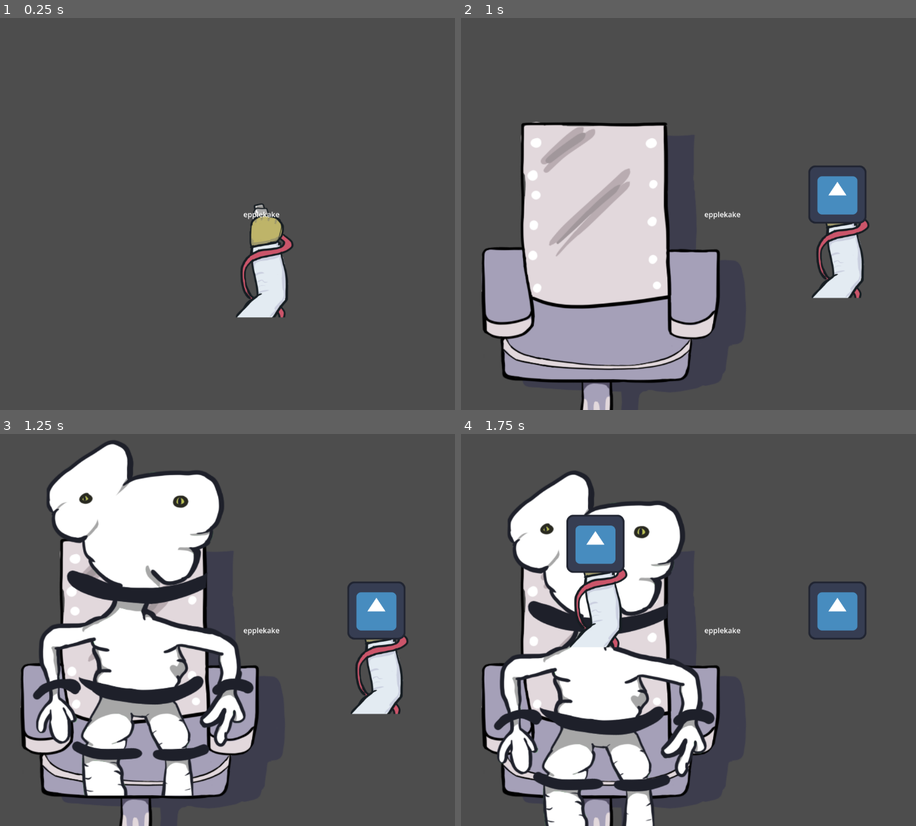
Above: before the commit, frames 1-4 (two rows, left to right).
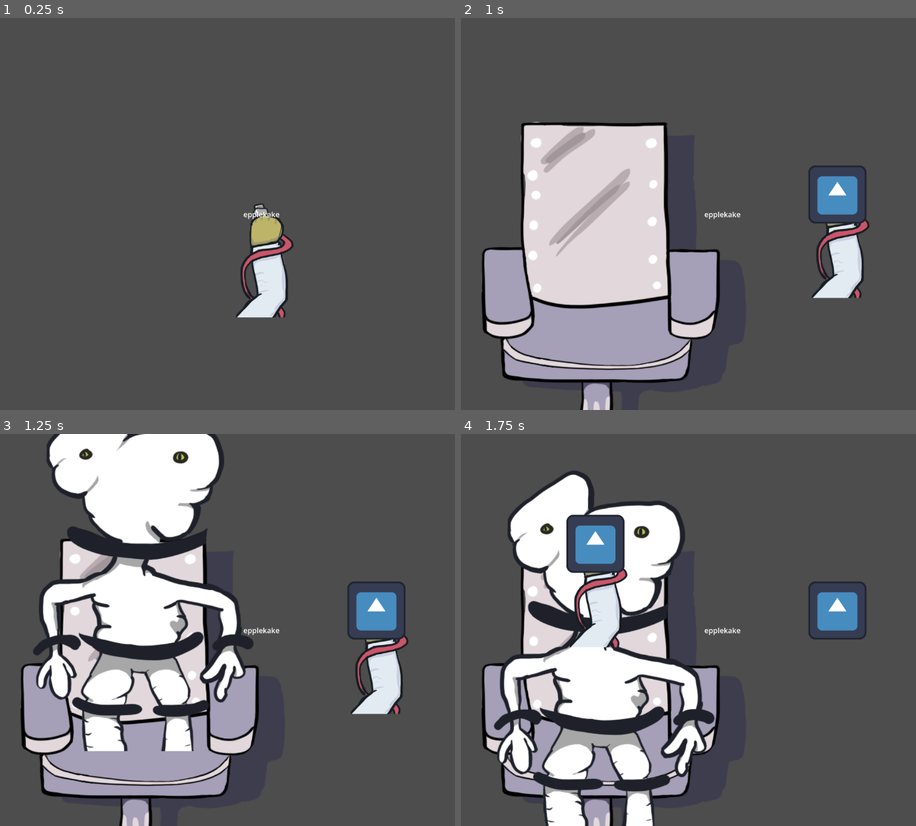
Above: after the commit, the same moments.

Repository: Slideshow776/Global-Game-Jam-2026
Game: Godot game, scene res://scenes/game.tscn
Two runs of this game, one before a commit and one after it. Both use one fixed random seed, a clock stepped at 60 frames per second and the inputs below. The engine's default icon, where the game draws it, is replaced by a stand-in: a white triangle on a blue panel in a dark square.
Inputs (mouse positions are in pixels of both pictures, inside the frame that each line leads up to):
- Up to frame 1 (0.25 s): no input
- Up to frame 2 (1 s): tap Enter at 0.5, 0.6 s; move the mouse to (838, 194) at 0.52 s; click (838, 194) at 0.67 s
- Up to frame 3 (1.25 s): no input
- Up to frame 4 (1.75 s): move the mouse to (597, 543) at 1.27 s; tap F at 1.35 s; click (597, 543) at 1.42 s

Frames 1-2 are identical in both runs. In frame 3, 23% of the frame differs, in the area x 7-56%, y 0-93%; in frame 4, nothing differs.

Commit message:
Mutant death & respaoun

Diff:
--- a/game_state.gd
+++ b/game_state.gd
@@ -1,6 +1,9 @@
 extends Node
 signal gun_clicked
 signal mutant_spawn
+signal mutant_died
+
+var mutant_chair_anchor = Vector2(289, 501)
 
 # Called when the node enters the scene tree for the first time.
 func _ready() -> void:
--- a/project.godot
+++ b/project.godot
@@ -27,6 +27,10 @@
 
 project/assembly_name="GGJ2026OSLO"
 
+[editor_plugins]
+
+enabled=PackedStringArray("res://addons/godot-vim/plugin.cfg")
+
 [physics]
 
 3d/physics_engine="Jolt Physics"
--- a/scenes/chair.gd
+++ b/scenes/chair.gd
@@ -5,11 +5,15 @@
 @onready var splat = $Splatter
 # Called when the node enters the scene tree for the first time.
 func _ready() -> void:
+	GameState.mutant_died.connect(clean_chair)
 	originalxposition = position.x
 	position.x = -1000
 	var tween := create_tween()
 	tween.tween_property(self, "position:x", originalxposition, 1.0)
 	#arja.mutant_hit.connect(_on_mutant_hit_do_splat)
 
+func clean_chair():
+	print_debug("cleaned the chair")
+
 func _on_mutant_hit_do_splat ():
 	splat.visible = true
--- a/scenes/gun_manager.tscn
+++ /dev/null
@@ -1,19 +0,0 @@
-[gd_scene format=3 uid="uid://bp2y04b0hhnug"]
-
-[sub_resource type="GDScript" id="GDScript_e4tym"]
-script/source = "extends Node2D
-@export var gun = null
-
-# Called when the node enters the scene tree for the first time.
-func _ready() -> void:
-	GameState.gun_clicked.connect()
-	pass # Replace with function body.
-
-
-# Called every frame. 'delta' is the elapsed time since the previous frame.
-func _process(delta: float) -> void:
-	pass
-"
-
-[node name="gore_manager" type="Node2D" unique_id=308210709]
-script = SubResource("GDScript_e4tym")
--- a/scenes/mutant.gd
+++ b/scenes/mutant.gd
@@ -1,5 +1,5 @@
 extends Node2D
-class_name Mutant
+class_name mockMutant
 
 var originalyposition : float
 signal mutantHit
@@ -14,9 +14,8 @@
 
 func _on_timer_timeout() -> void:
 
-	var tween := create_tween().set_ease(Tween.EASE_OUT).set_trans(Tween.TRANS_BOUNCE)
-	tween.tween_property(self, "position:y", originalyposition, 0.7)
-
+	var tween := create_tween()
+	tween.tween_property(self, "position:y", originalyposition, 0.3)
 
 	pass # Replace with function body.
 
--- /dev/null
+++ b/testScenes/MainScene.gd
@@ -0,0 +1,21 @@
+extends Node2D
+
+
+@onready var mutant_array: Array[PackedScene] = [
+	preload("res://testScenes/mockMutant.tscn")
+]
+@onready var mutantCell: Node2D = $mutantCell
+# Called when the node enters the scene tree for the first time.
+func _ready() -> void:
+	GameState.mutant_spawn.connect(create_mutant)
+	pass # Replace with function body.
+
+
+# Called every frame. 'delta' is the elapsed time since the previous frame.
+func _process(delta: float) -> void:
+	pass
+
+func create_mutant():
+	var mutant = mutant_array[0].instantiate()
+	print_debug("hello world")
+	mutantCell.add_child(mutant)
--- /dev/null
+++ b/testScenes/mockMutant.gd
@@ -0,0 +1,43 @@
+extends Node2D
+class_name Mutant
+
+var originalyposition : float
+signal mutantHit
+signal mutantDead
+# Called when the node enters the scene tree for the first time.
+func _ready() -> void:
+	position = GameState.mutant_chair_anchor
+	originalyposition = position.y
+	position.y = -1000
+	print_debug("mutant says skjera tjommi")
+	GameState.mutant_died.connect(on_death)
+
+	# REMOVE ME!!
+	GameState.gun_clicked.connect(mock_function)
+
+func _on_timer_timeout() -> void:
+
+	var tween := create_tween()
+	tween.tween_property(self, "position:y", originalyposition, 0.3)
+
+func _on_area_2d_input_event(viewport: Node, event: InputEvent, shape_idx: int) -> void:
+	if event is InputEventMouseButton && event.button_index == MOUSE_BUTTON_LEFT && event.pressed:
+		print("event click")
+		#arja.mutant_hit.emit()
+
+func mock_function():
+	GameState.mutant_died.emit()
+
+func on_death():
+	var tweenY := create_tween()
+	var time = 0.3
+	tweenY.set_trans(Tween.TRANS_BOUNCE)
+	tweenY.tween_property(self, "position:y", position.y - 300, time*1.5)
+	await tweenY.finished
+	var tweenXY := create_tween()
+	var tweenRot := create_tween()
+	tweenRot.tween_property(self, "rotation_degrees", 360.0, time).as_relative()
+	tweenXY.tween_property(self, "position", Vector2(position.x + 1000, position.y - 300), time)
+	await tweenXY.finished
+	GameState.mutant_spawn.emit()
+	queue_free()
--- /dev/null
+++ b/testScenes/mockMutant.tscn
@@ -0,0 +1,30 @@
+[gd_scene format=3 uid="uid://js7ysoyndkg4"]
+
+[ext_resource type="Script" uid="uid://nntqju557cnw" path="res://testScenes/mockMutant.gd" id="1_vv38m"]
+[ext_resource type="Texture2D" uid="uid://brl4h2mjrqxry" path="res://assets/images/mutant.png" id="2_yvdo4"]
+
+[sub_resource type="CapsuleShape2D" id="CapsuleShape2D_smdei"]
+radius = 131.0
+height = 294.0
+
+[node name="Mutant" type="Node2D" unique_id=1321833085]
+script = ExtResource("1_vv38m")
+
+[node name="Sprite2D" type="Sprite2D" parent="." unique_id=1413199483]
+position = Vector2(24, -19)
+scale = Vector2(1.2084079, 1.2084079)
+texture = ExtResource("2_yvdo4")
+
+[node name="Timer" type="Timer" parent="." unique_id=1504607112]
+one_shot = true
+autostart = true
+
+[node name="Area2D" type="Area2D" parent="." unique_id=776876882]
+
+[node name="CollisionShape2D" type="CollisionShape2D" parent="Area2D" unique_id=366012915]
+position = Vector2(10, -172)
+shape = SubResource("CapsuleShape2D_smdei")
+
+[connection signal="timeout" from="Timer" to="." method="_on_timer_timeout"]
+[connection signal="area_entered" from="Area2D" to="." method="_on_area_2d_area_entered"]
+[connection signal="input_event" from="Area2D" to="." method="_on_area_2d_input_event"]
--- a/testScenes/mutantMock.tscn
+++ /dev/null
@@ -1,12 +0,0 @@
-[gd_scene format=3 uid="uid://b7xai6g2on72b"]
-
-[ext_resource type="Texture2D" uid="uid://brl4h2mjrqxry" path="res://assets/images/mutant.png" id="1_e18bt"]
-[ext_resource type="Script" uid="uid://bljmgiu6snykd" path="res://scenes/mutant.gd" id="2_u4gvw"]
-
-[node name="MockMutant" type="Sprite2D" unique_id=1784549054]
-scale = Vector2(1.1361847, 1.195725)
-texture = ExtResource("1_e18bt")
-script = ExtResource("2_u4gvw")
-
-[node name="Timer" type="Timer" parent="." unique_id=1776296336]
-wait_time = 3.0
--- a/testScenes/testgame.tscn
+++ b/testScenes/testgame.tscn
@@ -1,22 +1,14 @@
 [gd_scene format=3 uid="uid://x2fdi14lbvxb"]
 
 [ext_resource type="PackedScene" uid="uid://cttrm7okfclgv" path="res://scenes/chair.tscn" id="1_7xly5"]
-[ext_resource type="PackedScene" uid="uid://ctl4sbj7wc1x4" path="res://scenes/mutant.tscn" id="2_x6ekn"]
 [ext_resource type="PackedScene" uid="uid://dlmao0kysnkd" path="res://scenes/arm.tscn" id="3_4okq7"]
+[ext_resource type="PackedScene" uid="uid://js7ysoyndkg4" path="res://testScenes/mockMutant.tscn" id="3_nwj8y"]
 
 [node name="Game" type="Node2D" unique_id=1847825036]
 
 [node name="Chair" parent="." unique_id=1717929055 instance=ExtResource("1_7xly5")]
 position = Vector2(289.59375, 500.99997)
 scale = Vector2(1.3324018, 1.2555372)
-
-[node name="Mutant" parent="." unique_id=1784549054 instance=ExtResource("2_x6ekn")]
-position = Vector2(263.43634, 515.38794)
-
-[node name="Timer" type="Timer" parent="Mutant" unique_id=1027224886]
-wait_time = 3.0
-one_shot = true
-autostart = true
 
 [node name="GUI" type="CanvasLayer" parent="." unique_id=1506688441]
 
@@ -35,3 +27,5 @@
 text = "epplekake"
 
 [node name="Player" parent="." unique_id=30301401 instance=ExtResource("3_4okq7")]
+
+[node name="Mutant" parent="." unique_id=1321833085 instance=ExtResource("3_nwj8y")]
--- /dev/null
+++ b/testScenes/testgame2.tscn
@@ -0,0 +1,36 @@
+[gd_scene format=3 uid="uid://bmercmeqfoask"]
+
+[ext_resource type="Script" uid="uid://bc03n2kgp8byg" path="res://testScenes/MainScene.gd" id="1_2xapt"]
+[ext_resource type="PackedScene" uid="uid://cttrm7okfclgv" path="res://scenes/chair.tscn" id="1_ttfku"]
+[ext_resource type="PackedScene" uid="uid://js7ysoyndkg4" path="res://testScenes/mockMutant.tscn" id="3_j7nse"]
+[ext_resource type="PackedScene" uid="uid://dlmao0kysnkd" path="res://scenes/arm.tscn" id="3_w83e3"]
+
+[node name="TestGame" type="Node2D" unique_id=1847825036]
+script = ExtResource("1_2xapt")
+
+[node name="Chair" parent="." unique_id=1717929055 instance=ExtResource("1_ttfku")]
+position = Vector2(-34.000004, -212)
+scale = Vector2(1.3324018, 1.2555372)
+
+[node name="mutantCell" type="Node2D" parent="." unique_id=2034452836]
+
+[node name="Mutant" parent="mutantCell" unique_id=1321833085 instance=ExtResource("3_j7nse")]
+position = Vector2(-34.000004, -212)
+
+[node name="GUI" type="CanvasLayer" parent="." unique_id=1506688441]
+
+[node name="Label" type="Label" parent="GUI" unique_id=850659862]
+anchors_preset = 8
+anchor_left = 0.5
+anchor_top = 0.5
+anchor_right = 0.5
+anchor_bottom = 0.5
+offset_left = -40.0
+offset_top = -11.5
+offset_right = 40.0
+offset_bottom = 11.5
+grow_horizontal = 2
+grow_vertical = 2
+text = "epplekake"
+
+[node name="Player" parent="." unique_id=30301401 instance=ExtResource("3_w83e3")]
Not shown, added: testScenes/MainScene.gd.uid
Not shown, added: testScenes/mockMutant.gd.uid
